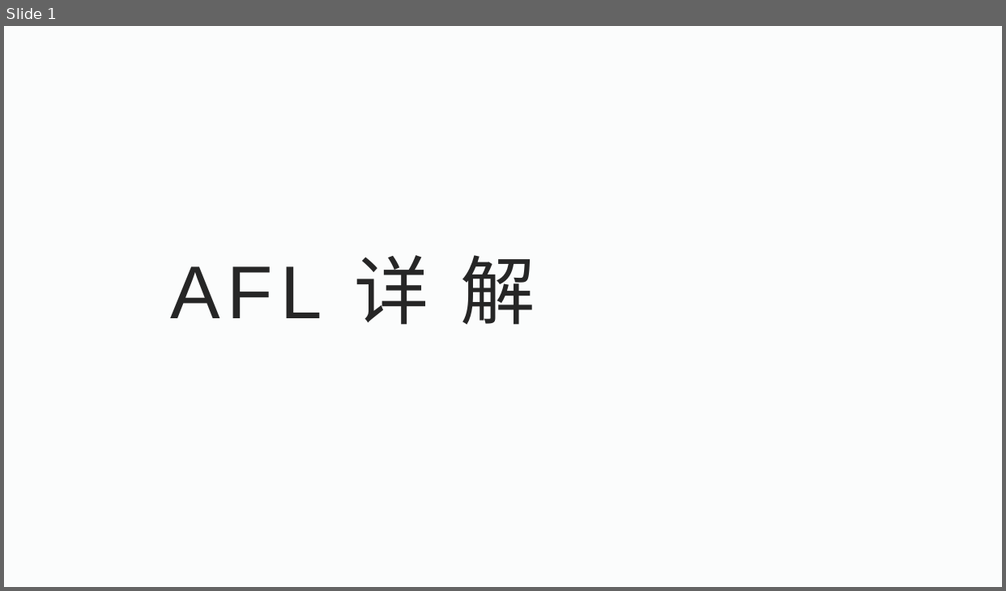
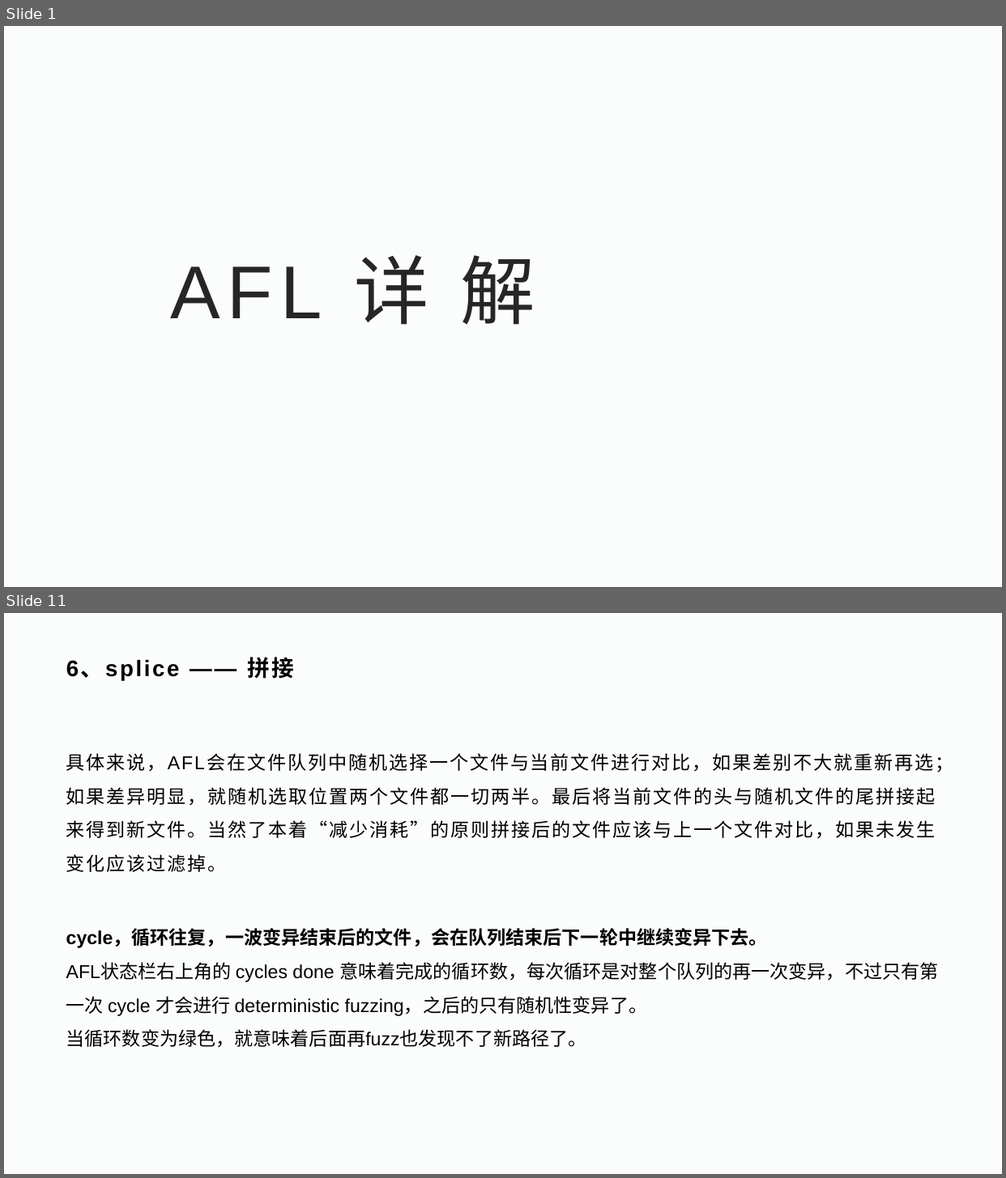
Before and after one commit to WayneDevMaze/Fuzzing-Introduction, a slide deck: Part2-AFL-pattern/AFL详解.pptx. Shown one above the other, each under a label of ours: slide 1 before the commit, slides 1 and 11 after it; the slides between them are not shown. The pictures are 1006x591 and 1006x1178 pixels, drawn with LibreOffice and Linux fonts; fonts in the diff are those of the drawing; background and template pictures are left out. Boxes give left, top, right and bottom in pixels: in the first picture for what was removed or moved away, otherwise in the second. Text is boxed around its words. In the diff, an @@ line names an element or a change of style, - is before the commit and + after.

```diff
--- a/Part2-AFL-pattern/AFL详解.pptx
+++ b/Part2-AFL-pattern/AFL详解.pptx
@@ slide 11 added at (x1=4, y1=613, x2=1002, y2=1174), background #FBFCFC @@
@@ title added at (x1=66, y1=657, x2=294, y2=680), 21.6 pt, text #000000, bold @@
+6、splice —— 拼接
@@ text added at (x1=66, y1=753, x2=954, y2=872), 18 pt, text #000000 @@
+具体来说，AFL会在文件队列中随机选择一个文件与当前文件进行对比，如果差别不大就重新再选；如果差异明显，就随机选取位置两个文件都一切两半。最后将当前文件的头与随机文件的尾拼接起来得到新文件。当然了本着“减少消耗”的原则拼接后的文件应该与上一个文件对比，如果未发生变化应该过滤掉。
@@ text added at (x1=66, y1=930, x2=938, y2=1048), 18 pt, text #000000 @@
+cycle，循环往复，一波变异结束后的文件，会在队列结束后下一轮中继续变异下去。
+AFL状态栏右上角的 cycles done 意味着完成的循环数，每次循环是对整个队列的再一次变异，不过只有第一次 cycle 才会进行 deterministic fuzzing，之后的只有随机性变异了。
+当循环数变为绿色，就意味着后面再fuzz也发现不了新路径了。
```
Also in this commit, not shown: 1 slide changed, 12 other slides added, 1 other file.
